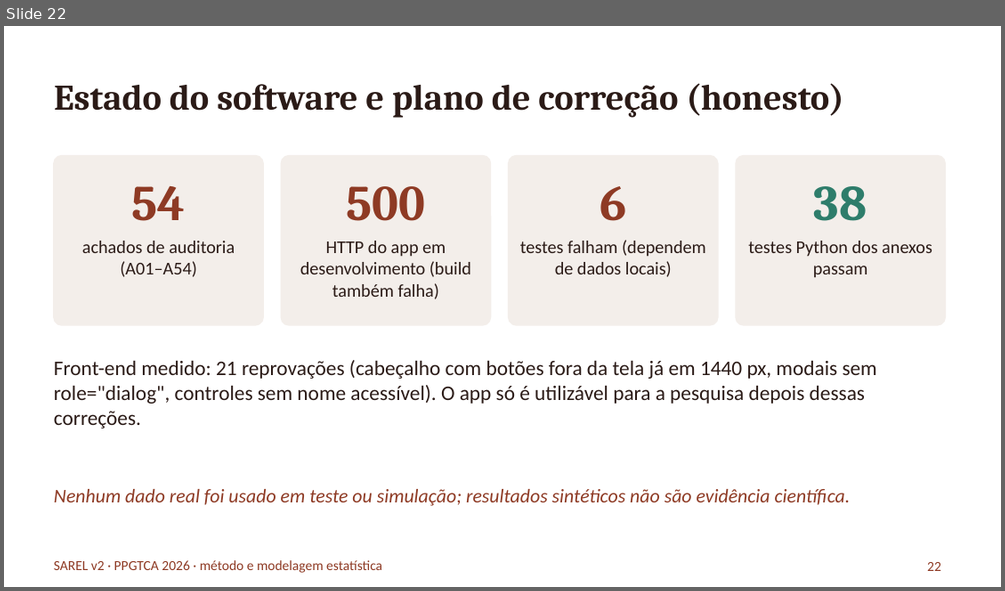
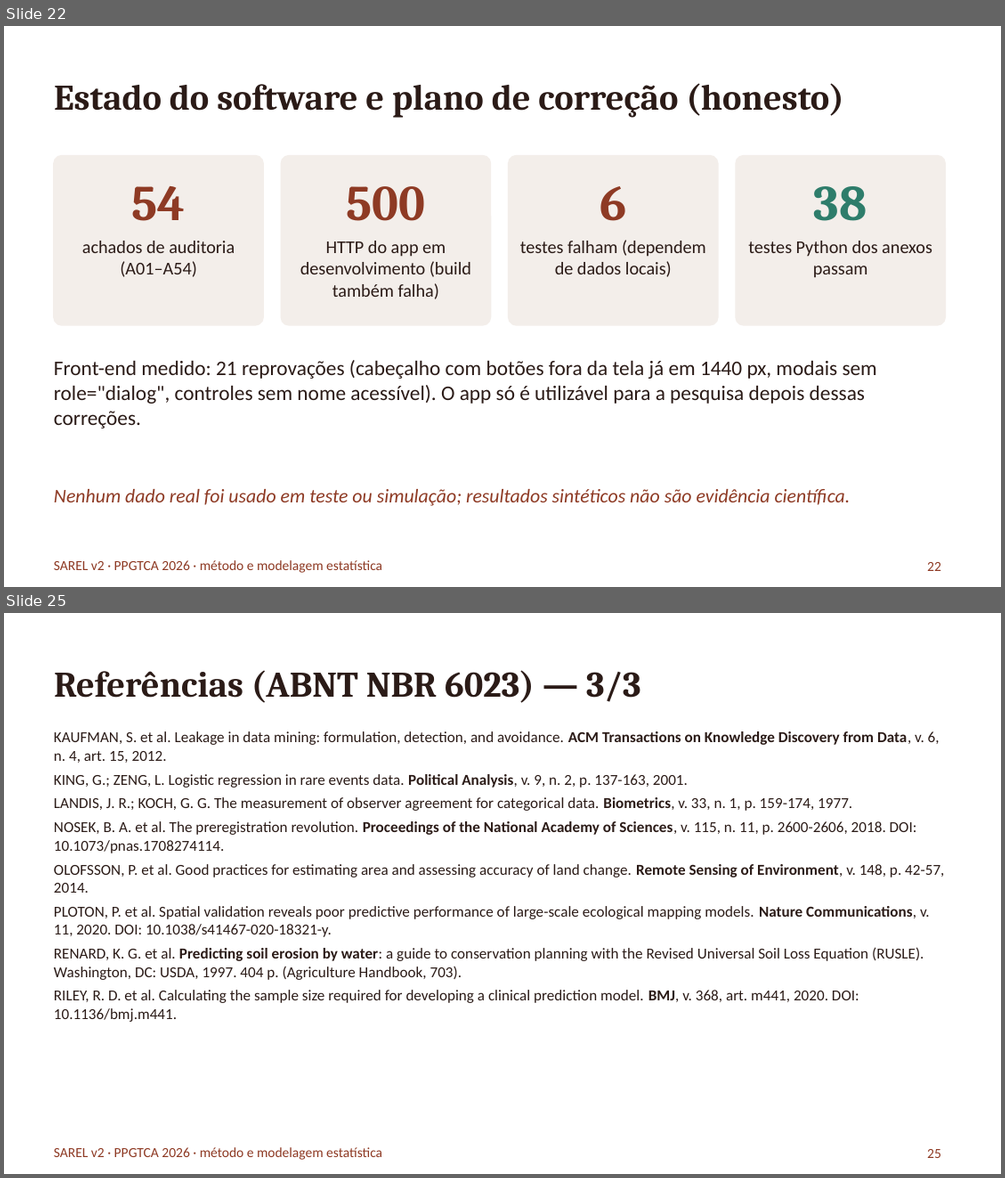
Before and after one commit to RedZardoz/localizador-erosao-v02, a slide deck: docs/Apresentacao_Pesquisa_SAREL_2026-10-06.pptx. Shown one above the other, each under a label of ours: slide 22 before the commit, slides 22 and 25 after it; the slides between them are not shown. The pictures are 1005x591 and 1005x1178 pixels, drawn with LibreOffice and Linux fonts; fonts in the diff are those of the drawing. Boxes give left, top, right and bottom in pixels: in the first picture for what was removed or moved away, otherwise in the second. Text is boxed around its words. In the diff, an @@ line names an element or a change of style, - is before the commit and + after.

```diff
--- a/docs/Apresentacao_Pesquisa_SAREL_2026-10-06.pptx
+++ b/docs/Apresentacao_Pesquisa_SAREL_2026-10-06.pptx
@@ slide 25 added at (4, 613, 1001, 1174), background #FFFFFF; not listed: 1 template element that a slide beside it also shows @@
@@ title added at (54, 670, 641, 703), 26 pt, text #2B1B17, bold @@
+Referências (ABNT NBR 6023) — 3/3
@@ text added at (54, 731, 944, 1022), 11 pt, text #2B1B17 @@
+KAUFMAN, S. et al. Leakage in data mining: formulation, detection, and avoidance. ACM Transactions on Knowledge Discovery from Data, v. 6, n. 4, art. 15, 2012.
+KING, G.; ZENG, L. Logistic regression in rare events data. Political Analysis, v. 9, n. 2, p. 137-163, 2001.
+LANDIS, J. R.; KOCH, G. G. The measurement of observer agreement for categorical data. Biometrics, v. 33, n. 1, p. 159-174, 1977.
+NOSEK, B. A. et al. The preregistration revolution. Proceedings of the National Academy of Sciences, v. 115, n. 11, p. 2600-2606, 2018. DOI: 10.1073/pnas.1708274114.
+OLOFSSON, P. et al. Good practices for estimating area and assessing accuracy of land change. Remote Sensing of Environment, v. 148, p. 42-57, 2014.
+PLOTON, P. et al. Spatial validation reveals poor predictive performance of large-scale ecological mapping models. Nature Communications, v. 11, 2020. DOI: 10.1038/s41467-020-18321-y.
+RENARD, K. G. et al. Predicting soil erosion by water: a guide to conservation planning with the Revised Universal Soil Loss Equation (RUSLE). Washington, DC: USDA, 1997. 404 p. (Agriculture Handbook, 703).
+RILEY, R. D. et al. Calculating the sample size required for developing a clinical prediction model. BMJ, v. 368, art. m441, 2020. DOI: 10.1136/bmj.m441.
@@ page number added at (927, 1149, 941, 1158), 10 pt, text #8E3A24 @@
+25
```
Also in this commit, not shown: 5 slides changed, 13 other files.
